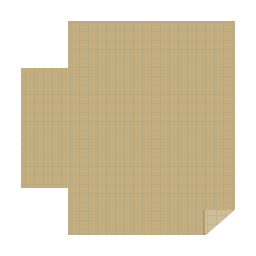
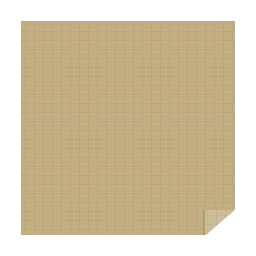
Comparing the layer stacks of the two 256px x 256px images. Changes:
added layer "Layer 6" above "Background" over [21,21,68,235]
